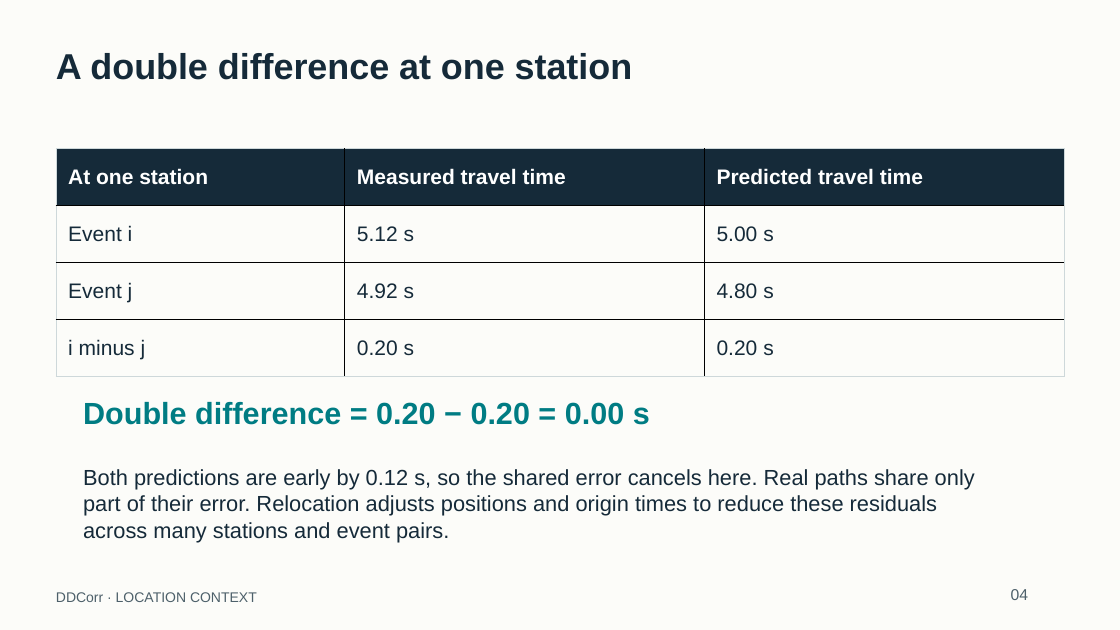
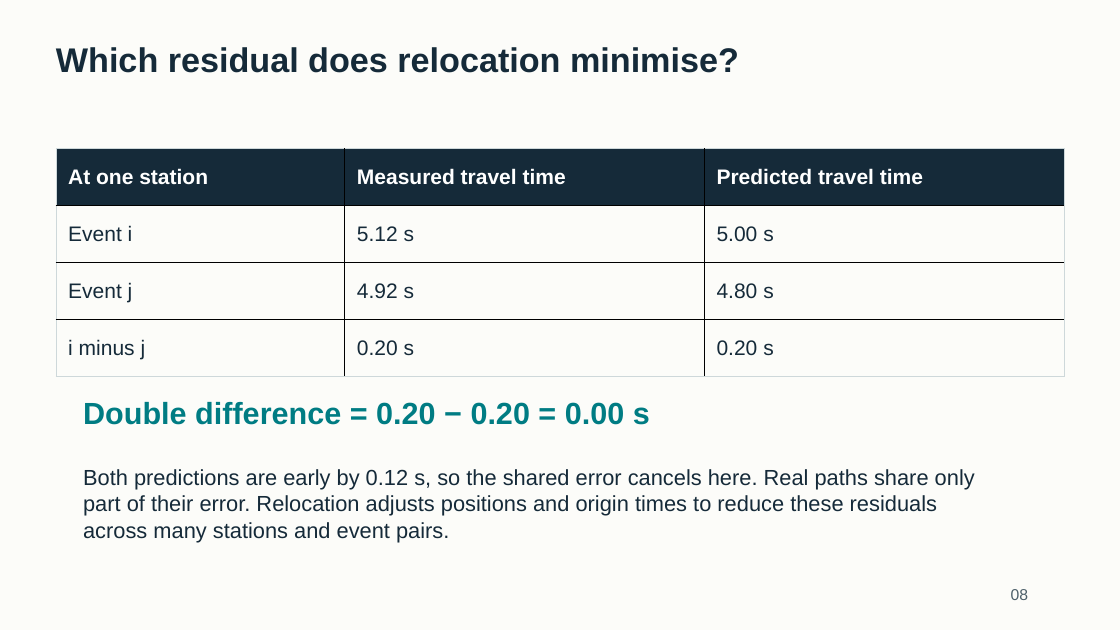
Before and after one commit to eliasrh/DDCorr.jl, a slide deck: slide 8 of teaching/DDCorr_minicourse.pptx (slide 4 before the commit). Drawn at 1120x630 pixels with LibreOffice and Linux fonts; fonts in the diff are those of the drawing. Boxes give left, top, right and bottom in pixels: in the first picture for what was removed or moved away, otherwise in the second. Text is boxed around its words. In the diff, an @@ line names an element or a change of style, - is before the commit and + after.

Commit message:
Teach differential times and relocation with the 100-event Iceland workshop
Add the correlation lecture, a shorter archive practical, and instructions for carrying one catalogue into DDSync and GraphSplit. Read advanced settings directly, preserve measured SAC magnitudes, and check waveform workloads before processing or cache reuse.

```diff
--- a/teaching/DDCorr_minicourse.pptx
+++ b/teaching/DDCorr_minicourse.pptx
@@ text removed at (56, 53, 633, 80) @@
-A double difference at one station
@@ text added at (56, 47, 739, 73), 29.2 pt, text #152A39, bold @@
+Which residual does relocation minimise?
@@ text removed at (56, 592, 257, 602) @@
-DDCorr · LOCATION CONTEXT
@@ text at (1011, 589, 1028, 600): text changed @@
-04
+08
```
Also in this commit, not shown: 2 other slides changed, 43 slides added, 97 slides removed, 43 other files.
